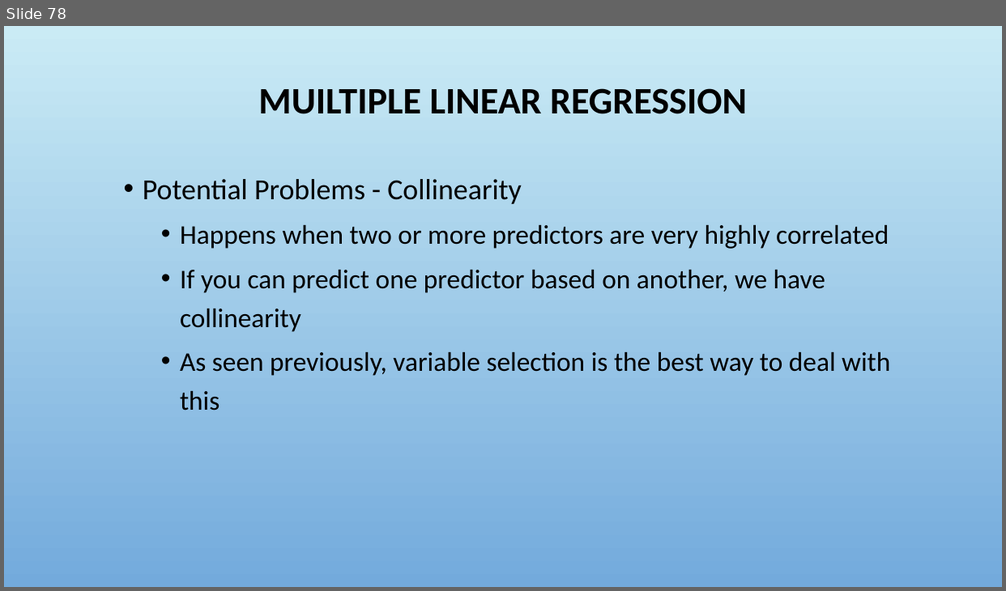
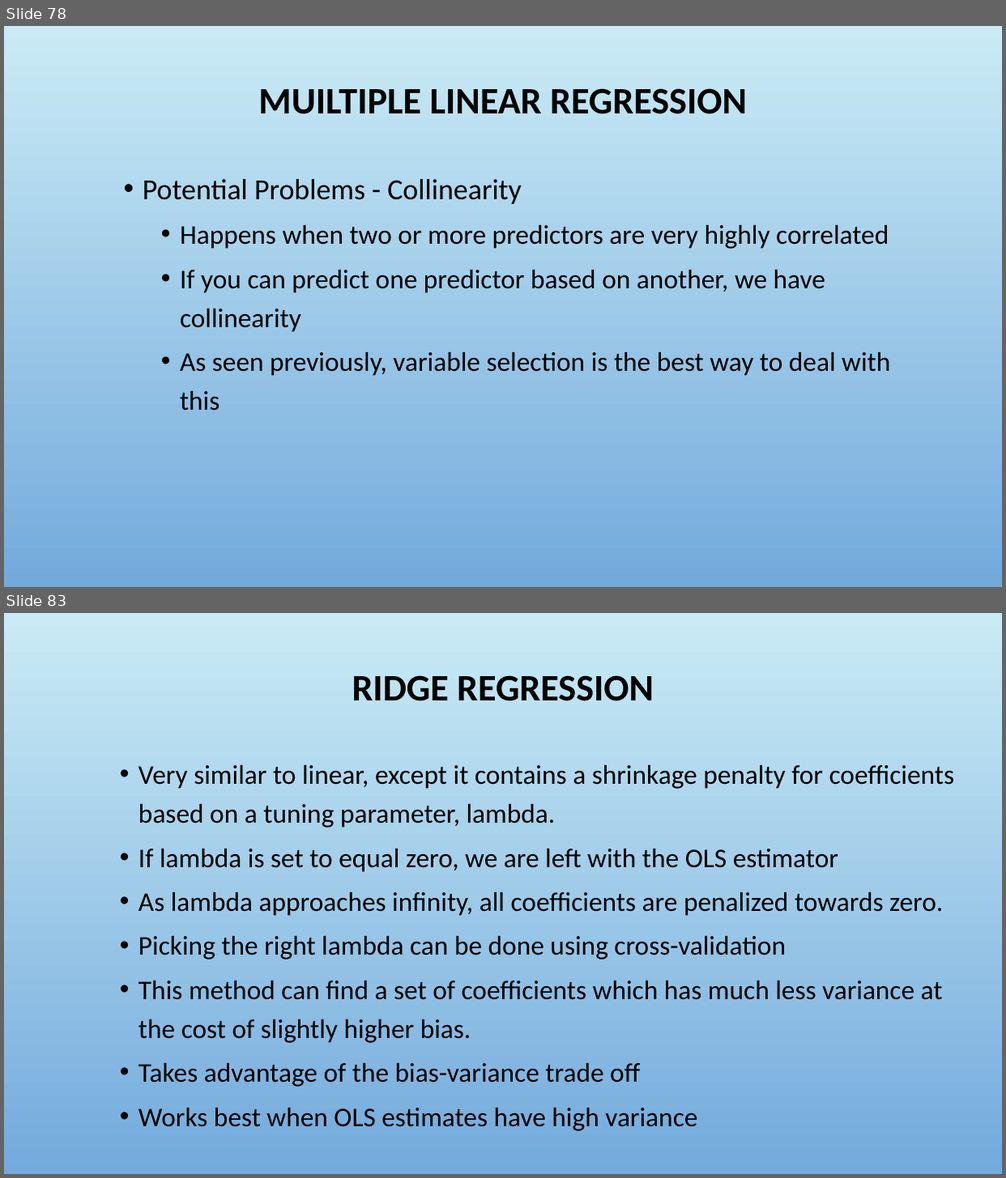
Before and after one commit to fredhutchio/intro-machine-learning, a slide deck: 3. Regression.pptx. Shown one above the other, each under a label of ours: slide 78 before the commit, slides 78 and 83 after it; the slides between them are not shown. The pictures are 1006x591 and 1006x1178 pixels, drawn with LibreOffice and Linux fonts; fonts in the diff are those of the drawing; background and template pictures are left out. Boxes give left, top, right and bottom in pixels: in the first picture for what was removed or moved away, otherwise in the second. Text is boxed around its words. In the diff, an @@ line names an element or a change of style, - is before the commit and + after.

```diff
--- a/3. Regression.pptx
+++ b/3. Regression.pptx
@@ slide 83 added at box(4, 613, 1002, 1174), background picture (left out) @@
@@ title added at box(352, 675, 654, 701), 36 pt, text #000000, bold @@
+RIDGE REGRESSION
@@ text added at box(138, 765, 955, 1131), 26 pt, text #000000 @@
+    • Very similar to linear, except it contains a shrinkage penalty for coefficients based on a tuning parameter, lambda.
+    • If lambda is set to equal zero, we are left with the OLS estimator
+    • As lambda approaches infinity, all coefficients are penalized towards zero.
+    • Picking the right lambda can be done using cross-validation
+    • This method can find a set of coefficients which has much less variance at the cost of slightly higher bias.
+    • Takes advantage of the bias-variance trade off
+    • Works best when OLS estimates have high variance
```
Also in this commit, not shown: 2 slides changed, 10 other slides added, 1 other file.
